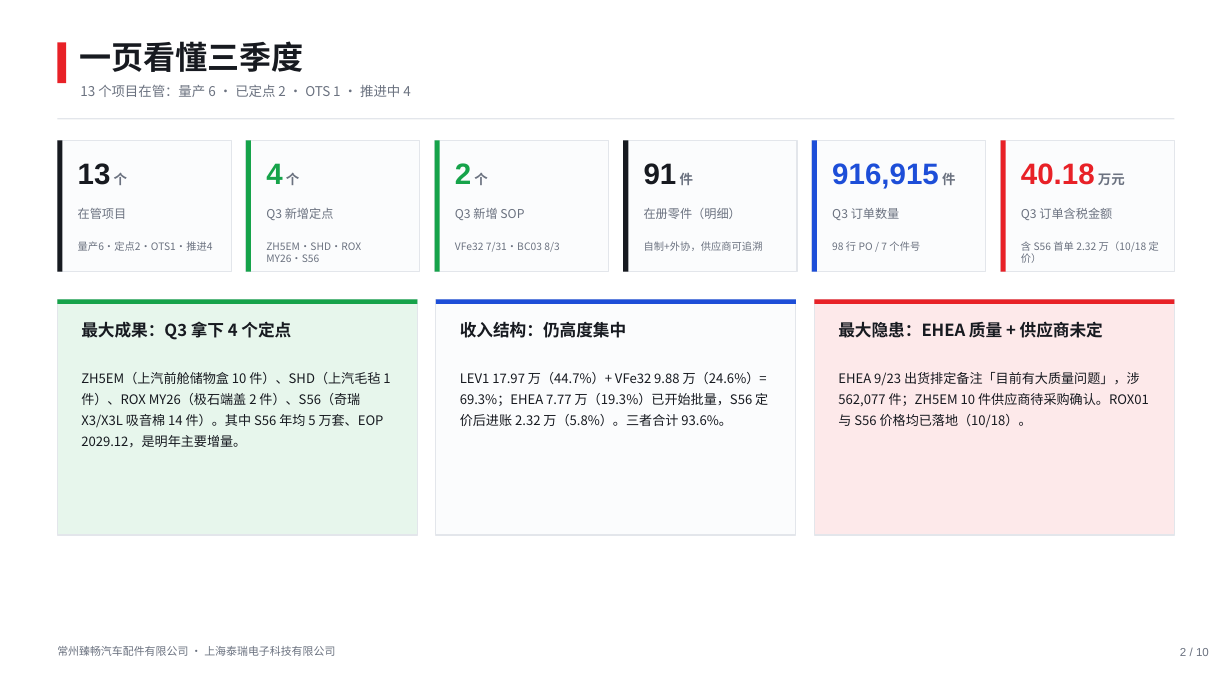
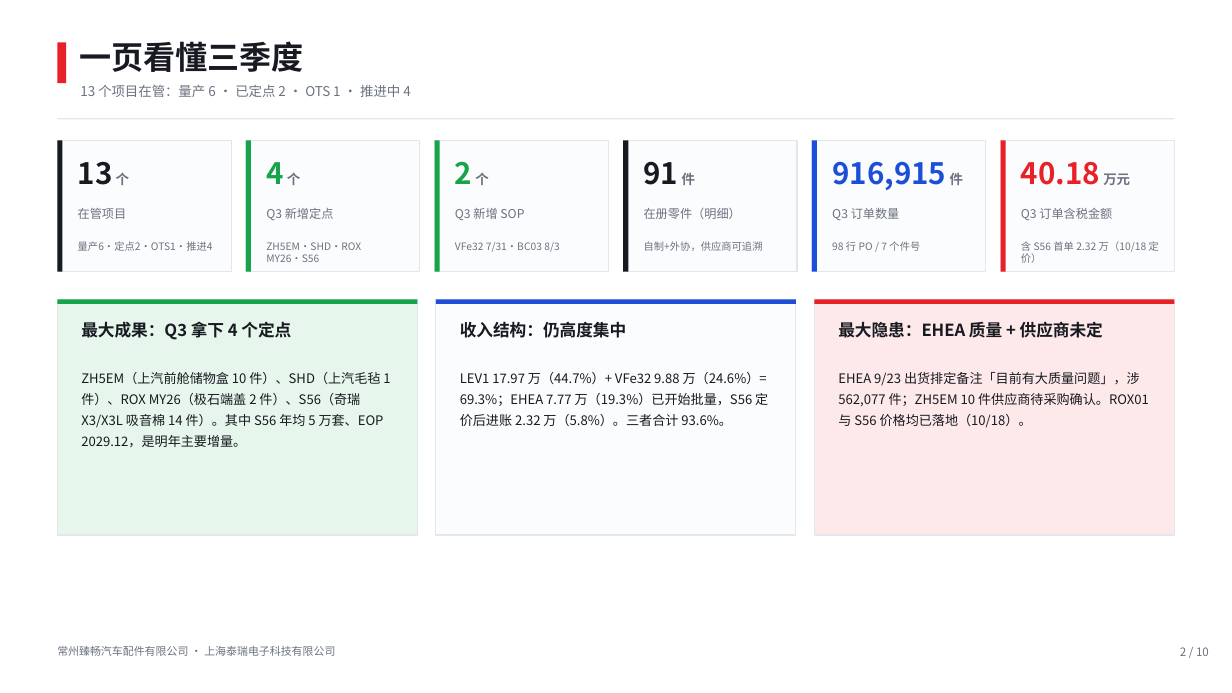
Before and after one commit to Ranmao-pinapple/team-dashboard, a slide deck: slide 2 of files/臻畅-2026Q3-项目汇报-浅色版-20261018.pptx. Drawn at 1232x693 pixels with LibreOffice and Linux fonts; fonts in the diff are those of the drawing. Boxes give left, top, right and bottom in pixels: in the first picture for what was removed or moved away, otherwise in the second. Text is boxed around its words. In the diff, an @@ line names an element or a change of style, - is before the commit and + after.

```diff
--- a/files/臻畅-2026Q3-项目汇报-浅色版-20261018.pptx
+++ b/files/臻畅-2026Q3-项目汇报-浅色版-20261018.pptx
@@ text "13 个" at <box>78,161,129,185</box>: font Arial to Noto Sans CJK SC in "13" @@
@@ text "4 个" at <box>266,162,300,185</box>: font Arial to Noto Sans CJK SC in "4" @@
@@ text "2 个" at <box>455,161,488,185</box>: font Arial to Noto Sans CJK SC in "2" @@
@@ text "91 件" at <box>644,161,695,185</box>: font Arial to Noto Sans CJK SC in "91" @@
@@ text "916,915 件" at <box>832,161,963,190</box>: font Arial to Noto Sans CJK SC in "916,915" @@
@@ text "40.18 万元" at <box>1021,161,1130,185</box>: font Arial to Noto Sans CJK SC in "40.18" @@
@@ text "2 / 10" at <box>1180,647,1209,656</box>: font Arial to Noto Sans CJK SC @@
```
Also in this commit, not shown: 9 other slides changed, 1 other file.
